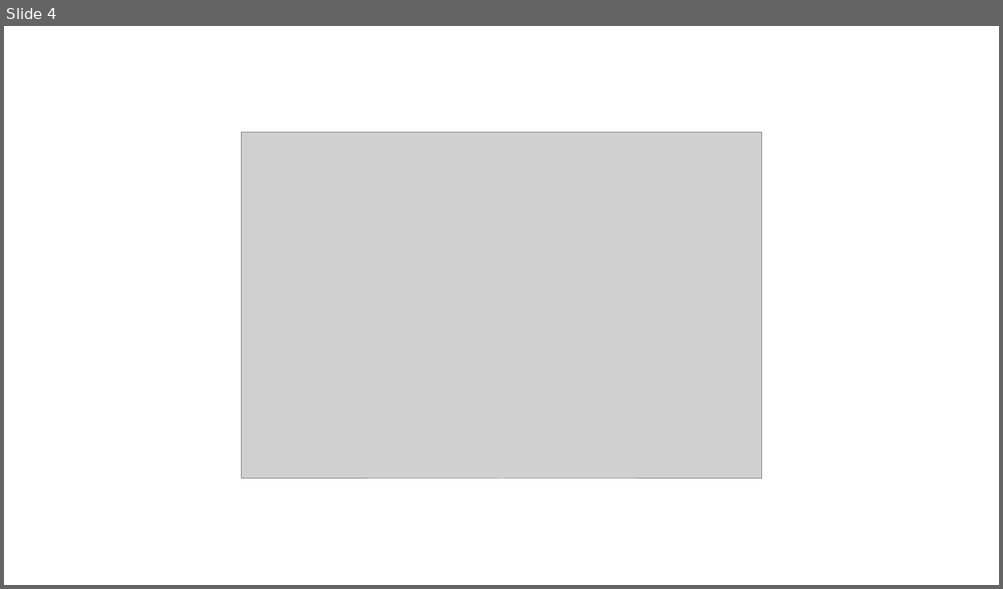
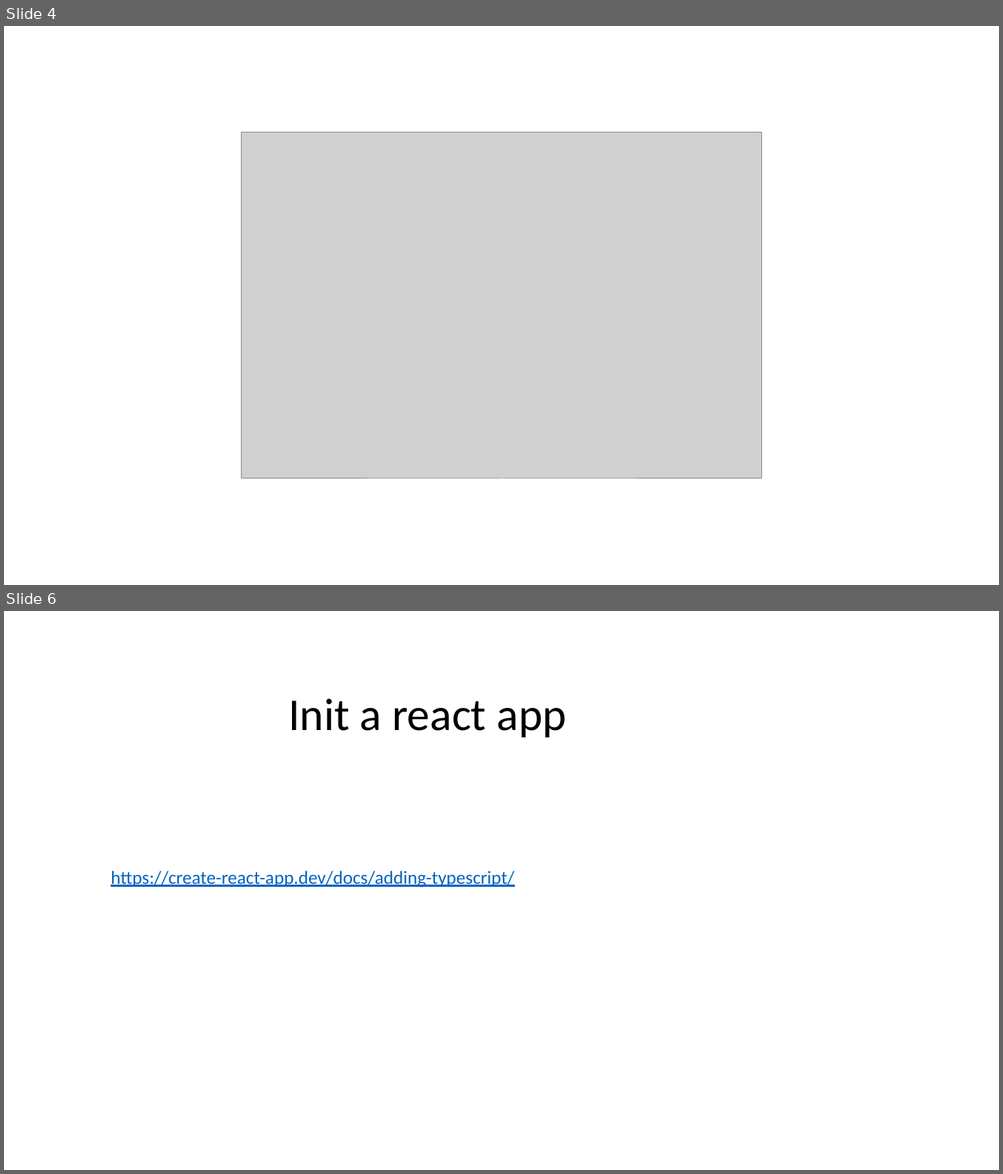
Before and after one commit to DHI/DomainServicesCourse, a slide deck: Presentations/DS-course-4-frontend.pptx. Shown one above the other, each under a label of ours: slide 4 before the commit, slides 4 and 6 after it; the slides between them are not shown. The pictures are 1003x589 and 1003x1174 pixels, drawn with LibreOffice and Linux fonts; fonts in the diff are those of the drawing; grey boxes stand for pictures. Boxes give left, top, right and bottom in pixels: in the first picture for what was removed or moved away, otherwise in the second. Text is boxed around its words. In the diff, an @@ line names an element or a change of style, - is before the commit and + after.

Commit message:
frontend app init and login

```diff
--- a/Presentations/DS-course-4-frontend.pptx
+++ b/Presentations/DS-course-4-frontend.pptx
@@ slide 6 added at (4,611,999,1170), background #FFFFFF @@
@@ text added at (288,698,566,738), 44 pt, text #000000 @@
+Init a react app
@@ text added at (111,871,514,888), 18 pt, text #0563C1, underline @@
+https://create-react-app.dev/docs/adding-typescript/
```
Also in this commit, not shown: 6 other slides added, 24 other files.
